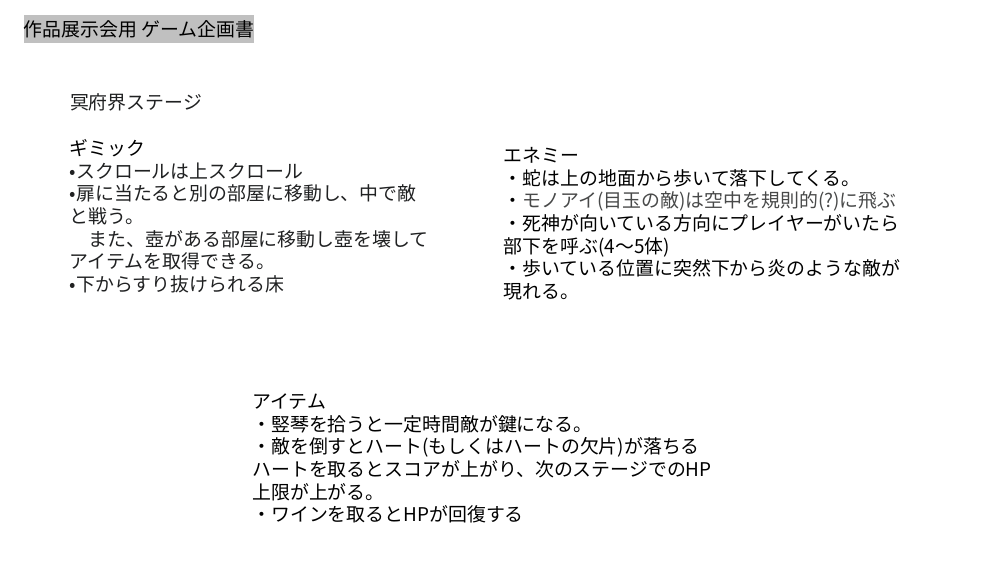
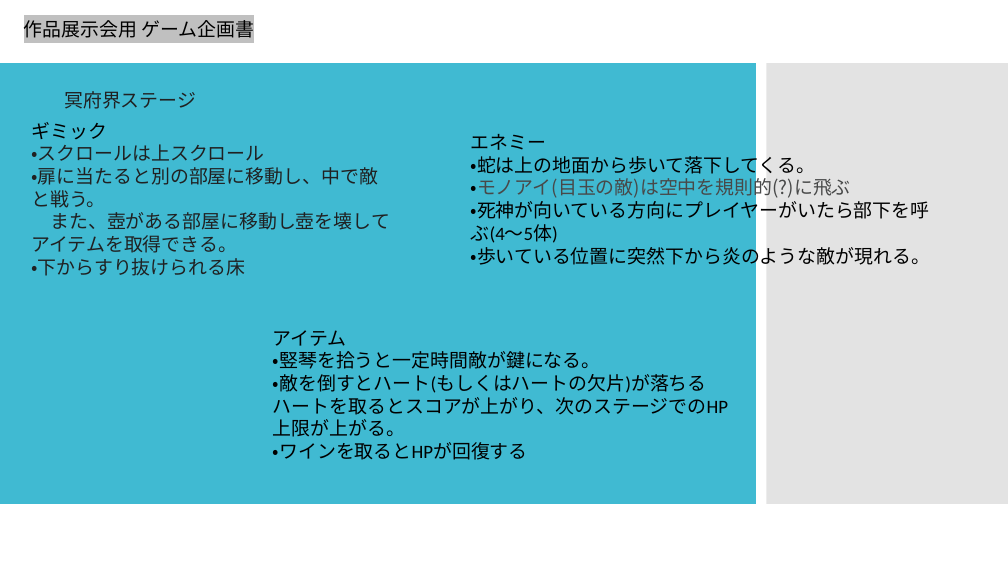
Before and after one commit to kakisawa/PalutenaGame, a slide deck: slide 7 of PalutenaGame/作品展示会用.pptx (slide 4 before the commit). Drawn at 1008x567 pixels with LibreOffice and Linux fonts; fonts in the diff are those of the drawing. Boxes give left, top, right and bottom in pixels: in the first picture for what was removed or moved away, otherwise in the second. Text is boxed around its words. In the diff, an @@ line names an element or a change of style, - is before the commit and + after.

```diff
--- a/PalutenaGame/作品展示会用.pptx
+++ b/PalutenaGame/作品展示会用.pptx
@@ rectangle added at bbox=[0, 63, 756, 504], fill #40BAD2 @@
@@ text "冥府界ステージ": place and size @@
-text "冥府界ステージ" at bbox=[70, 93, 202, 111]
+text "冥府界ステージ" at bbox=[64, 91, 196, 109]
@@ rectangle added at bbox=[767, 63, 1008, 504], fill #C8C8C8 at 50% opacity @@
@@ text "ギミック": place and size @@
-text "ギミック" at bbox=[70, 139, 429, 293]
+text "ギミック" at bbox=[31, 122, 390, 276]
@@ text at bbox=[31, 122, 107, 139]: font Noto Sans CJK JP to Calibri in "ギミック" @@
@@ text "エネミー": place and size @@
-text "エネミー" at bbox=[504, 147, 900, 300]
+text "エネミー" at bbox=[471, 134, 930, 268]
@@ text "エネミー" at bbox=[471, 134, 930, 268]: font Noto Sans CJK JP to Calibri in "エネミー", "・蛇は上の地面から歩いて落下してくる。", "・モノアイ(目玉の敵)は空中を規則的(?)に飛ぶ", "・死神が向いている方向にプレイヤーがいたら部下を呼ぶ(4～5体)" and 1 more places @@
@@ text "アイテム": place and size @@
-text "アイテム" at bbox=[252, 393, 711, 523]
+text "アイテム" at bbox=[273, 330, 728, 460]
@@ text "アイテム" at bbox=[273, 330, 728, 460]: font Noto Sans CJK JP to Calibri @@
```
Also in this commit, not shown: 5 other slides changed, 4 slides added, 1 other file.
